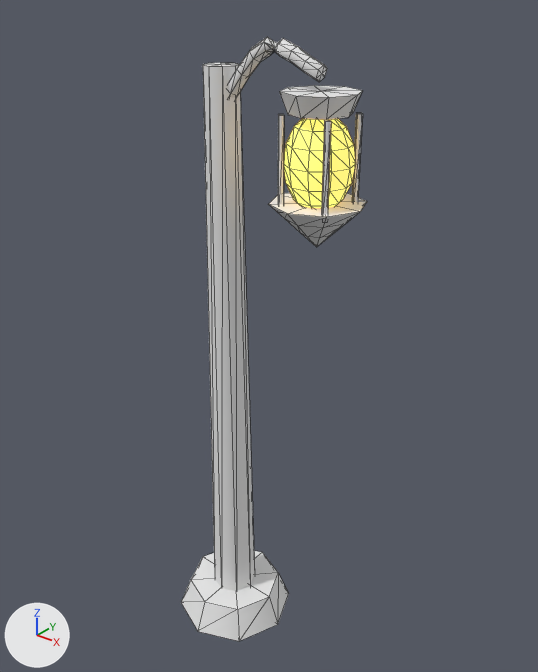
Renders of the glTF model assets/props/Clutter/LanternPost/LanternPost.glb from each side of a commit.
The view is the same before and after, from a 50 mm camera at (5.21, -5.76, 7.79) aimed at (0.41, 0.23, 4.08). Every picture has the same lights, and +X, +Y and +Z are marked at lower left. The older version comes first. Mesh edges are drawn as thin lines. Where no turn or scale is listed for an object, it has been applied to the vertices. Vertices at exactly the same position are counted once.

Names of what the first picture shows: 'Body', 'Lantern', 'LanternLamp'.
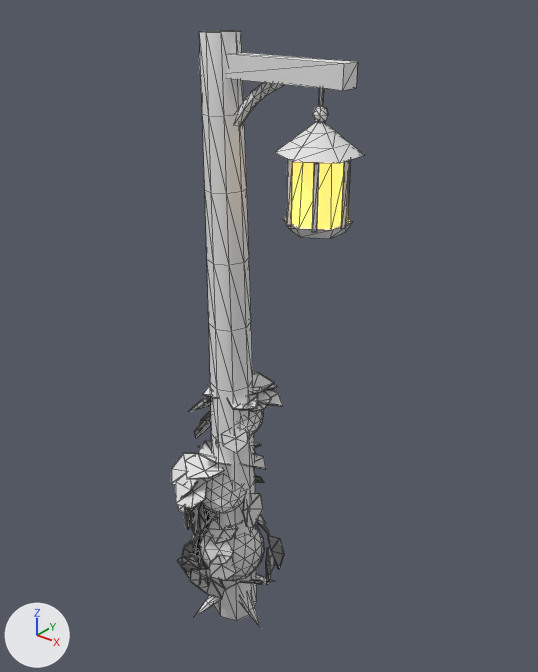
Boxes (x1, y1, x2, y2) around the edits, measured in the pictures (538 x 672 px; the box of a moved part takes in the faces that stretch with it):
'Body', reshaped (28% wider)
    before: (181, 37, 327, 641)
    after: (171, 30, 358, 628)
'Lantern', reshaped
    before: (269, 85, 367, 247)
    after: (275, 88, 364, 239)
'LanternLamp', reshaped (19% narrower, 25% shorter)
    before: (284, 118, 355, 208)
    after: (291, 162, 348, 229)
part 1 of me_mesh_0, added
    after: (198, 52, 358, 91)
part 2 of me_mesh_0, rebuilt (9% wider, 12% taller)
    before: (203, 62, 255, 591)
    after: (200, 30, 257, 620)
part 3 of me_mesh_0, built on
    before: (181, 551, 289, 641)
    after: (171, 373, 284, 628)
part 4 of me_mesh_0, moved or reshaped
    before: (229, 37, 327, 99)
    after: (235, 82, 284, 127)
part 5 of me_mesh_1, moved or reshaped (mostly hidden afterwards)
    before: (278, 114, 284, 205)
    after: (318, 88, 324, 106)
part 6 of me_mesh_1, moved or reshaped
    before: (321, 120, 331, 214)
    after: (341, 160, 349, 229)
part 7 of me_mesh_1, moved or reshaped
    before: (352, 113, 363, 202)
    after: (312, 163, 319, 233)
part 8 of me_mesh_1, moved or reshaped (not visible before)
    after: (286, 159, 292, 226)
part 9 of me_mesh_1, added (mostly hidden)
    after: (348, 160, 351, 203)
part 10 of me_mesh_1, added
    after: (283, 218, 352, 239)
part 11 of me_mesh_1, added
    after: (313, 106, 328, 122)
part 12 of me_mesh_1, added
    after: (275, 121, 364, 163)
part 13 of me_mesh_1, deleted
    before: (269, 193, 367, 247)
part 14 of me_mesh_1, deleted
    before: (280, 85, 363, 120)

What the commit changed:
me_mesh_0 is used by ob_body; location (0.0, 0.0, 0.0).
me_mesh_0 had 96 vertices, 172 faces and spanned x -0.75..1.23, y -0.75..0.75, z 0.0..7.28.
me_mesh_0 now has 1471 vertices, 1782 faces and spans x -0.62..1.5, y -0.8..0.6, z -0.11..7.3.
me_mesh_0 part 1: a new loose piece, a box spanning x -0.2..1.5, y -0.11..0.11, z 6.89..7.11, in mat_body (its picture is missing).
me_mesh_0 part 2: the loose piece of 20 vertices spanning x -0.28..0.28, y -0.28..0.28, z 0.0..7.0 is rebuilt with 90 vertices and now spans x -0.3..0.33, y -0.31..0.3, z -0.11..7.3.
me_mesh_0 part 3: 20 vertices removed from x -0.75..0.75, y -0.75..0.75, z 0.0..0.4; 1336 vertices added at x -0.62..0.71, y -0.8..0.6, z -0.01..3.44.
me_mesh_0 part 4: 56 vertices removed from x -0.06..1.23, y -0.07..0.07, z 6.54..7.28; 37 vertices added at x 0.01..0.78, y -0.06..0.06, z 6.26..6.96.
me_mesh_1 is used by ob_lantern; location (1.2, 0.0, 6.95).
me_mesh_1 had 84 vertices, 144 faces and spanned x -0.48..0.48, y -0.48..0.48, z -1.575..-0.1.
me_mesh_1 now has 130 vertices, 208 faces and spans x -0.364..0.364, y -0.42..0.42, z -1.4..0.03.
me_mesh_1 part 5: the loose piece of 10 vertices spanning x -0.29..-0.22, y -0.29..-0.22, z -1.2..-0.3 is scaled about its middle by (0.714, 0.714, 0.444), then moved by (0.255, 0.255, 0.58).
me_mesh_1 part 6: the loose piece of 10 vertices spanning x 0.22..0.29, y -0.29..-0.22, z -1.2..-0.3 is scaled about its middle by (0.857, 0.857, 0.711), then moved by (0.045, 0.255, -0.25).
me_mesh_1 part 7: the loose piece of 10 vertices spanning x 0.22..0.29, y 0.22..0.29, z -1.2..-0.3 is scaled about its middle by (0.857, 0.857, 0.711), then moved by (-0.105, -0.514, -0.25).
me_mesh_1 part 8: the loose piece of 10 vertices spanning x -0.29..-0.22, y 0.22..0.29, z -1.2..-0.3 is scaled about its middle by (0.857, 0.857, 0.711), then moved by (0.105, -0.514, -0.25).
me_mesh_1 part 9: the loose piece of 10 vertices spanning x 0.22..0.29, y 0.22..0.29, z -1.2..-0.3 is copied, and the copy is scaled about its middle by (0.857, 0.857, 0.711), then moved by (-0.105, 0.005, -0.25); it spans x 0.12..0.18, y 0.23..0.29, z -1.32..-0.68.
me_mesh_1 part 10: a new loose piece, a 6-sided cut cone along z (radius 0.28 at the low end, 0.34 at the high end) spanning x -0.294..0.294, y -0.34..0.34, z -1.4..-1.3, in mat_lantern (its picture is missing).
me_mesh_1 part 11: a new loose piece of 26 vertices spanning x -0.08..0.08, y -0.069..0.069, z -0.38..-0.22, in mat_lantern (its picture is missing).
me_mesh_1 part 12: a new loose piece of 20 vertices spanning x -0.364..0.364, y -0.42..0.42, z -0.66..-0.34, in mat_lantern (its picture is missing).
me_mesh_1 part 13: the loose piece of 26 vertices spanning x -0.48..0.48, y -0.48..0.48, z -1.575..-1.125 is deleted.
me_mesh_1 part 14: 18 vertices removed from x -0.38..0.38, y -0.38..0.38, z -0.3..-0.1.
Other edits to the shape of me_mesh_1 do not show in these pictures.
me_mesh_2 is used by ob_lanternlamp; location (1.2, 0.0, 6.95).
me_mesh_2 had 84 vertices, 140 faces and spanned x -0.34..0.34, y -0.323..0.323, z -1.23..-0.27.
me_mesh_2 now has 14 vertices, 24 faces and spans x -0.26..0.26, y -0.3..0.3, z -1.31..-0.69.
me_mesh_2 part 15: the whole mesh is rebuilt.
